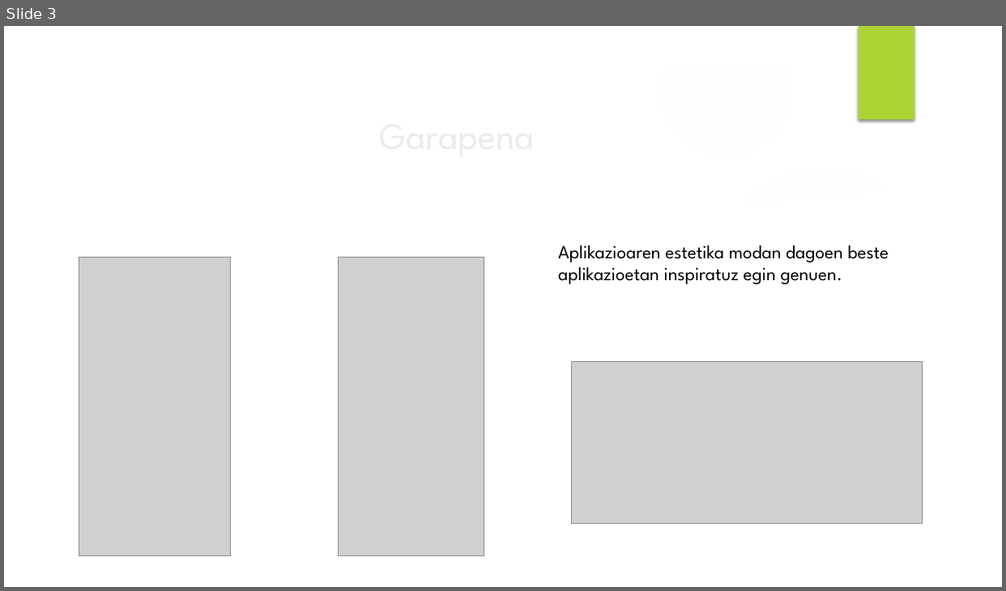
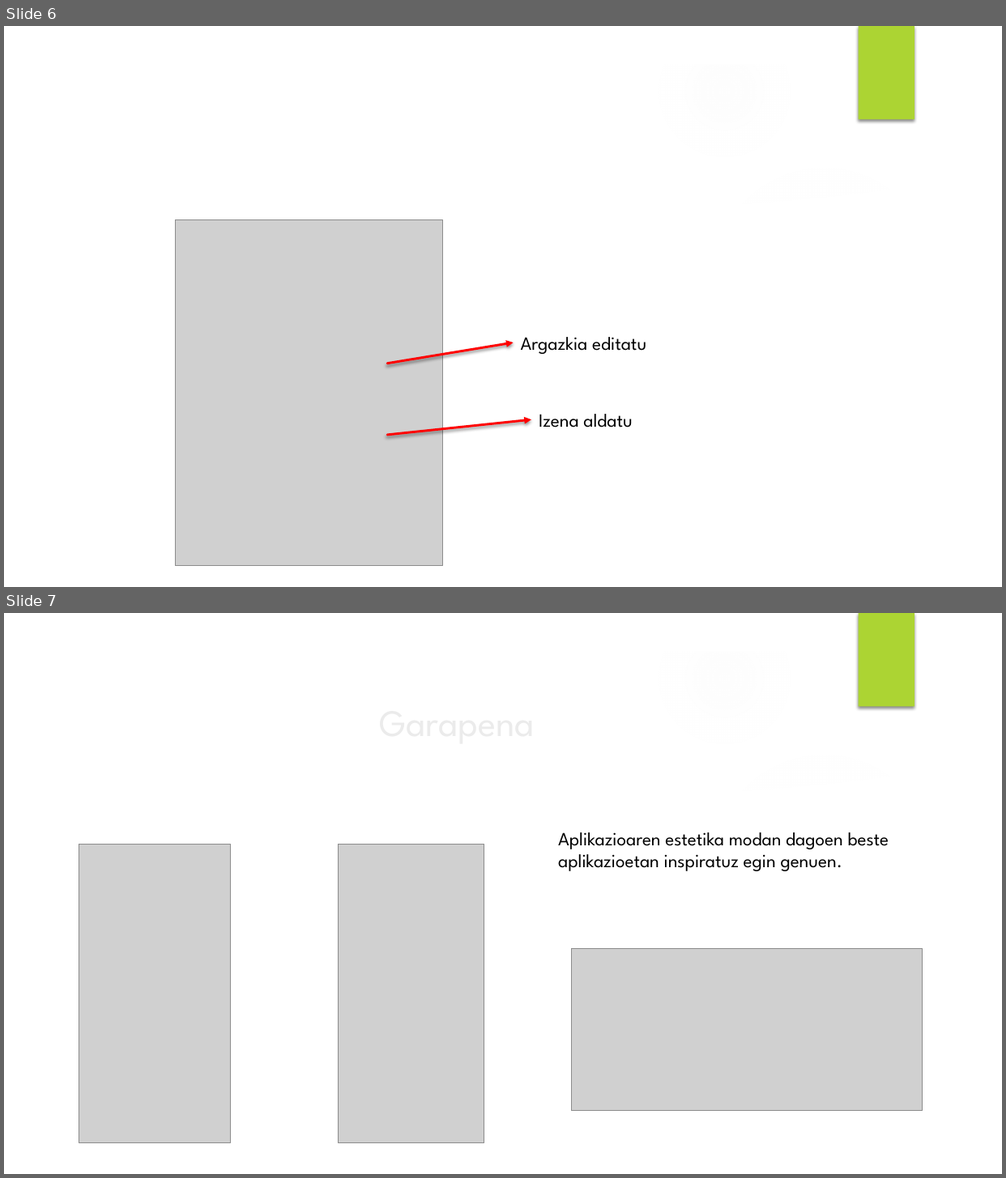
Before and after one commit to Iza666/EguneanBehin, a slide deck: Brain Pain powerpoint.pptx. Shown one above the other, each under a label of ours: slide 3 before the commit, slides 6 and 7 after it. The pictures are 1006x591 and 1006x1178 pixels, drawn with LibreOffice and Linux fonts; fonts in the diff are those of the drawing; grey boxes stand for pictures; background and template pictures are left out. Boxes give left, top, right and bottom in pixels: in the first picture for what was removed or moved away, otherwise in the second. Text is boxed around its words. In the diff, an @@ line names an element or a change of style, - is before the commit and + after.

```diff
--- a/Brain Pain powerpoint.pptx
+++ b/Brain Pain powerpoint.pptx
@@ slide 6 added at [4,26,1002,587], background picture (left out); not listed: 9 template elements that a slide beside it also shows @@
@@ picture added at [176,220,444,566] @@
@@ text added at [521,337,646,354], 18 pt, text #000000 @@
+Argazkia editatu
@@ arrow added from (387, 364) to (513, 343), #FF0000 2.25 pt @@
@@ text added at [539,414,632,428], 18 pt, text #000000 @@
+Izena aldatu
@@ arrow added from (387, 435) to (531, 420), #FF0000 2.25 pt @@
@@ what was slide 3 is now slide 7 @@
```
Also in this commit, not shown: 5 slides changed, 6 other slides added, 1 slide removed, 1 other file.
